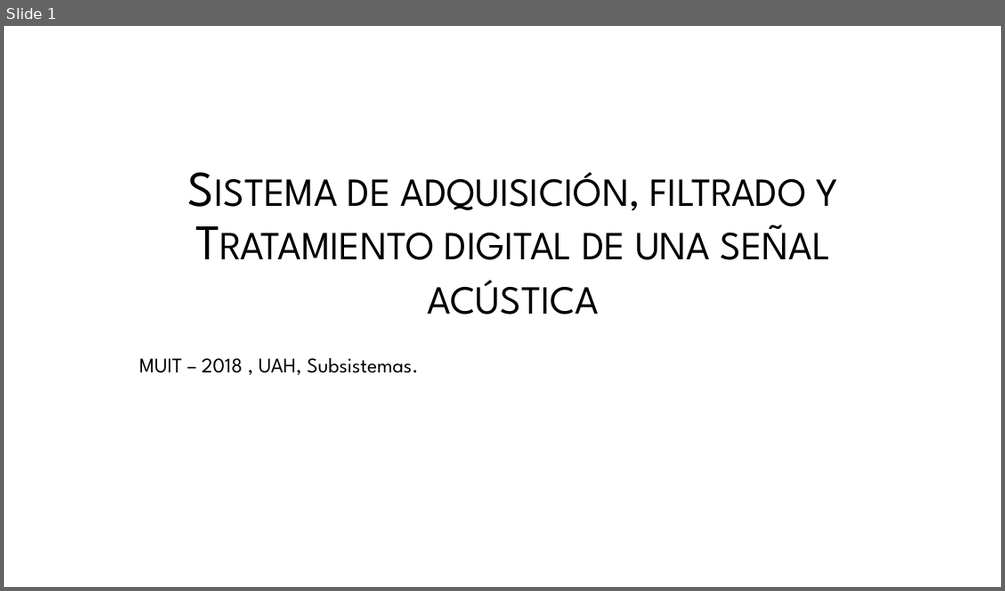
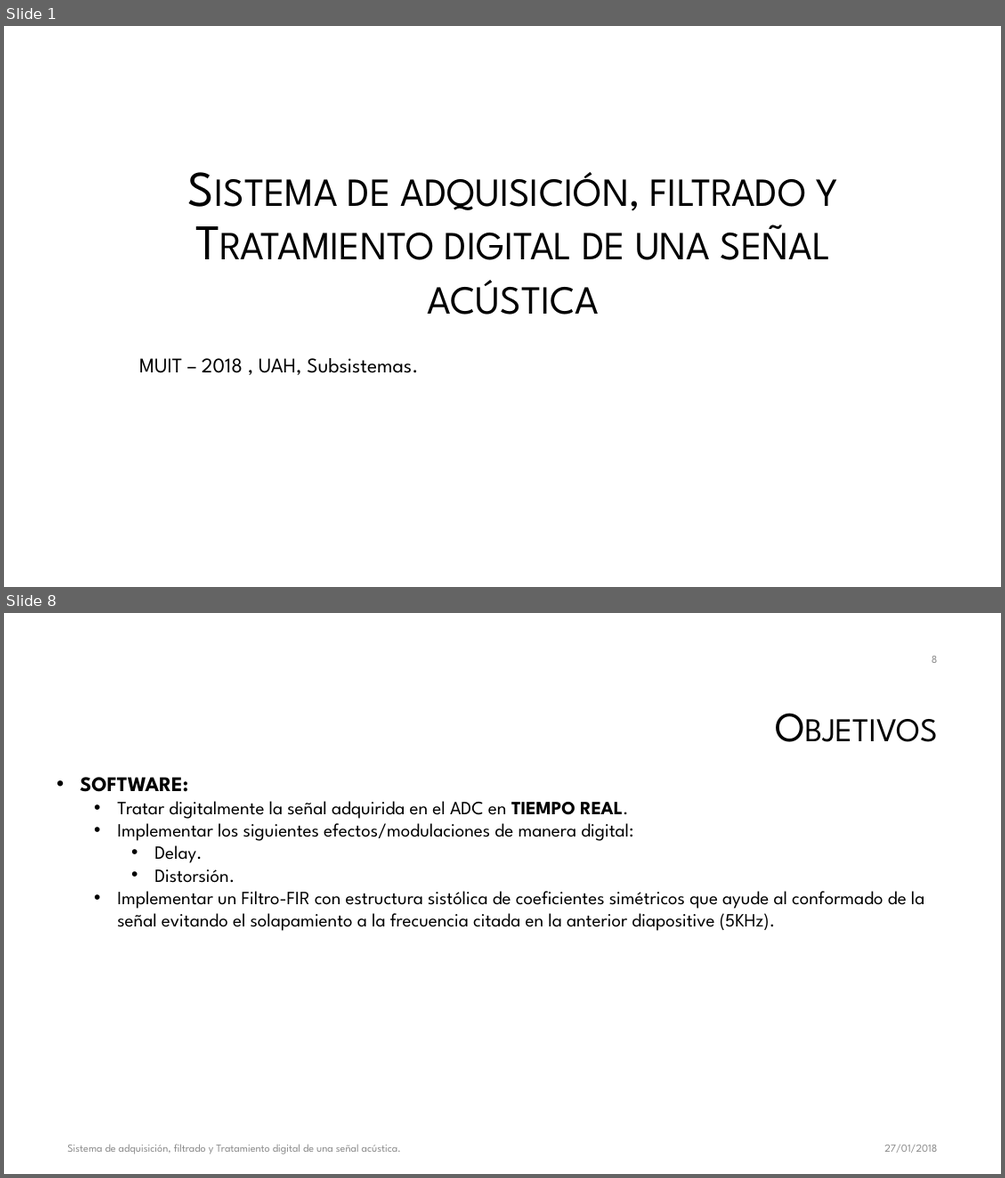
Before and after one commit to galledohm/Prueba1, a slide deck: Subsis/Presentación/Sistema de adquisición, filtrado y Tratamiento digital.pptx. Shown one above the other, each under a label of ours: slide 1 before the commit, slides 1 and 8 after it; the slides between them are not shown. The pictures are 1005x591 and 1005x1178 pixels, drawn with LibreOffice and Linux fonts; fonts in the diff are those of the drawing; background and template pictures are left out. Boxes give left, top, right and bottom in pixels: in the first picture for what was removed or moved away, otherwise in the second. Text is boxed around its words. In the diff, an @@ line names an element or a change of style, - is before the commit and + after.

```diff
--- a/Subsis/Presentación/Sistema de adquisición, filtrado y Tratamiento digital.pptx
+++ b/Subsis/Presentación/Sistema de adquisición, filtrado y Tratamiento digital.pptx
@@ slide 8 added at (4, 613, 1001, 1174), background #FFFFFF @@
@@ page number added at (931, 656, 938, 663), 10.5 pt, text #8C8C8C @@
+8
@@ title added at (241, 676, 946, 781), 40 pt, text #000000, small capitals @@
+Objetivos
@@ text added at (80, 777, 924, 931), 18 pt, text #000000 @@
+• SOFTWARE:
+  • Tratar digitalmente la señal adquirida en el ADC en TIEMPO REAL.
+  • Implementar los siguientes efectos/modulaciones de manera digital:
+    • Delay.
+    • Distorsión.
+  • Implementar un Filtro-FIR con estructura sistólica de coeficientes simétricos que ayude al conformado de la señal evitando el solapamiento a la frecuencia citada en la anterior diapositive (5KHz).
@@ text added at (67, 1143, 401, 1154), 10.5 pt, text #8C8C8C @@
+Sistema de adquisición, filtrado y Tratamiento digital de una señal acústica.
@@ text added at (884, 1144, 937, 1152), 10.5 pt, text #8C8C8C @@
+27/01/2018
```
Also in this commit, not shown: 16 slides changed, 5 other slides added, 2 other files.
